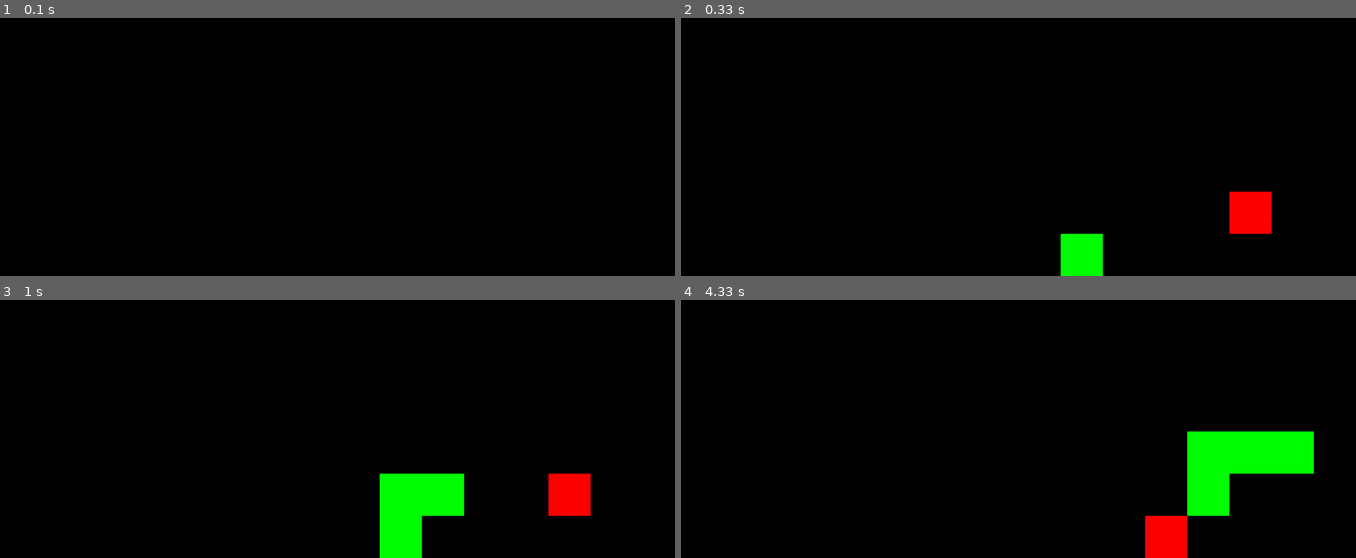
Above: before the commit, frames 1-4 (two rows, left to right).
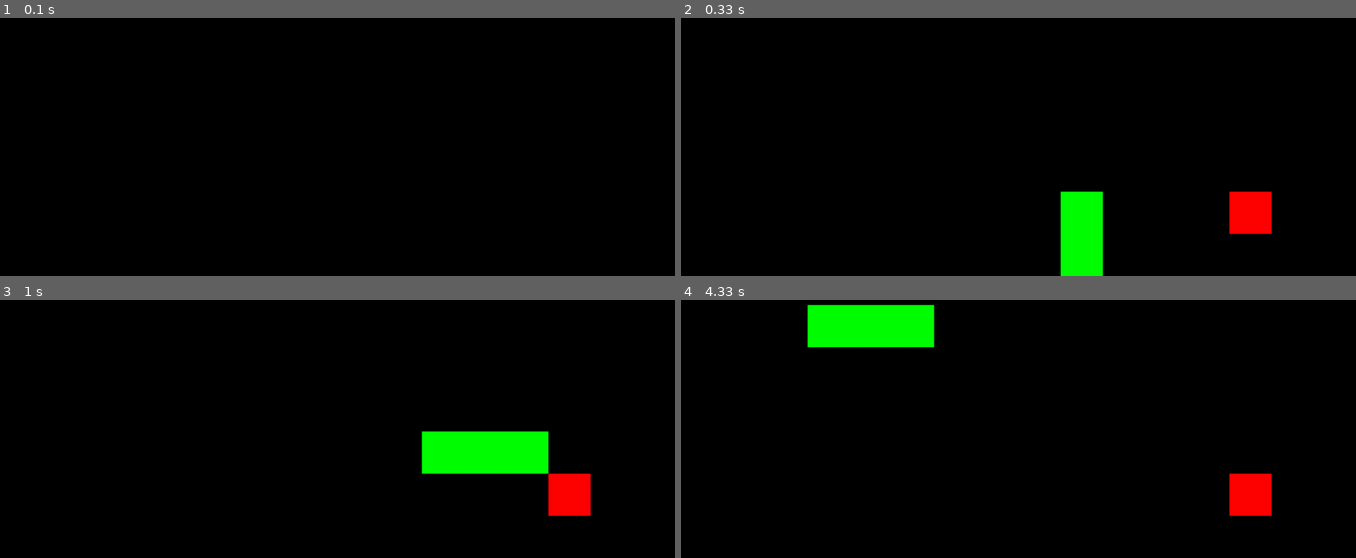
Above: after the commit, the same moments.

Repository: Necryl/pygame_snake_exercise
Game: pygame game, started from main.py
Same seed, same stepped clock (60 frames per second), same inputs: the game is played once before the commit and once after it.
Inputs:
- Up to frame 1 (0.1 s): no input
- Up to frame 2 (0.33 s): no input
- Up to frame 3 (1 s): hold Right 0.33-0.8 s; hold Up from 0.83 s (still down)
- Up to frame 4 (4.33 s): release Up at 1.18 s; hold Right 1.22-1.68 s; hold Left 1.72-2.25 s; hold Down 2.28-2.68 s; hold Left 2.72-3.12 s; hold Up 3.15-3.55 s; hold Right 3.58-4.22 s; hold Down from 4.25 s (still down)

Frame 1 is identical in both runs. In frame 2, 1.0% of the frame differs, in the area x 56-63%, y 67-84%; in frame 3, 6.2%; in frame 4, 9.3%, in the area x 18-94%, y 1-100%.

Commit message:
fixed hidden bug

Diff:
--- a/main.py
+++ b/main.py
@@ -214,42 +214,41 @@
     snake_head.spawn()
 
     last_tick = pygame.time.get_ticks()
-    snake_speed = 300
+    snake_speed = 150
 
     while carry_on:
 
         carry_on, snake_direction = event_handler(snake_direction)
 
-        if pygame.time.get_ticks() - last_tick >= snake_speed:
+        if pygame.time.get_ticks() - last_tick >= snake_speed and end == False:
             last_tick = pygame.time.get_ticks()
 
             screen_render()
             pygame.display.update()
 
-            if end == False:
-                if mark_counter >= 2 and tail_pause == False:
-                    snake_tail.update_bounds(snake_trail[tail_counter])
-                    snake_tail.spawn()
-                    del snake_trail[tail_counter]
-                    tail_counter +=1
-
-                snake_trail[mark_counter] = snake_head.present_loc
-                mark_counter += 1
-
-                new_spot = game_grid.move(snake_head.present_loc, snake_direction)
-                if new_spot in list(snake_trail.values()):
-                    end = True
-                    print("tail in the way")
-                else:
-                    snake_head.update_bounds(new_spot)
-                    snake_head.spawn()
-
-                if apple.present_loc == new_spot:
-                    tail_pause = True
-                    apple.update_bounds(apple_random_loc())
-                    apple.spawn()
-                elif tail_pause == True:
-                    tail_pause = False
+            if mark_counter >= 2 and tail_pause == False:
+                snake_tail.update_bounds(snake_trail[tail_counter])
+                snake_tail.spawn()
+                del snake_trail[tail_counter]
+                tail_counter +=1
+
+            snake_trail[mark_counter] = snake_head.present_loc
+            mark_counter += 1
+
+            new_spot = game_grid.move(snake_head.present_loc, snake_direction)
+            if new_spot in list(snake_trail.values()):
+                end = True
+                print("paused: tail in the way")
+            else:
+                snake_head.update_bounds(new_spot)
+                snake_head.spawn()
+
+            if apple.present_loc == new_spot:
+                tail_pause = True
+                apple.update_bounds(apple_random_loc())
+                apple.spawn()
+            elif tail_pause == True:
+                tail_pause = False
 
 
 
